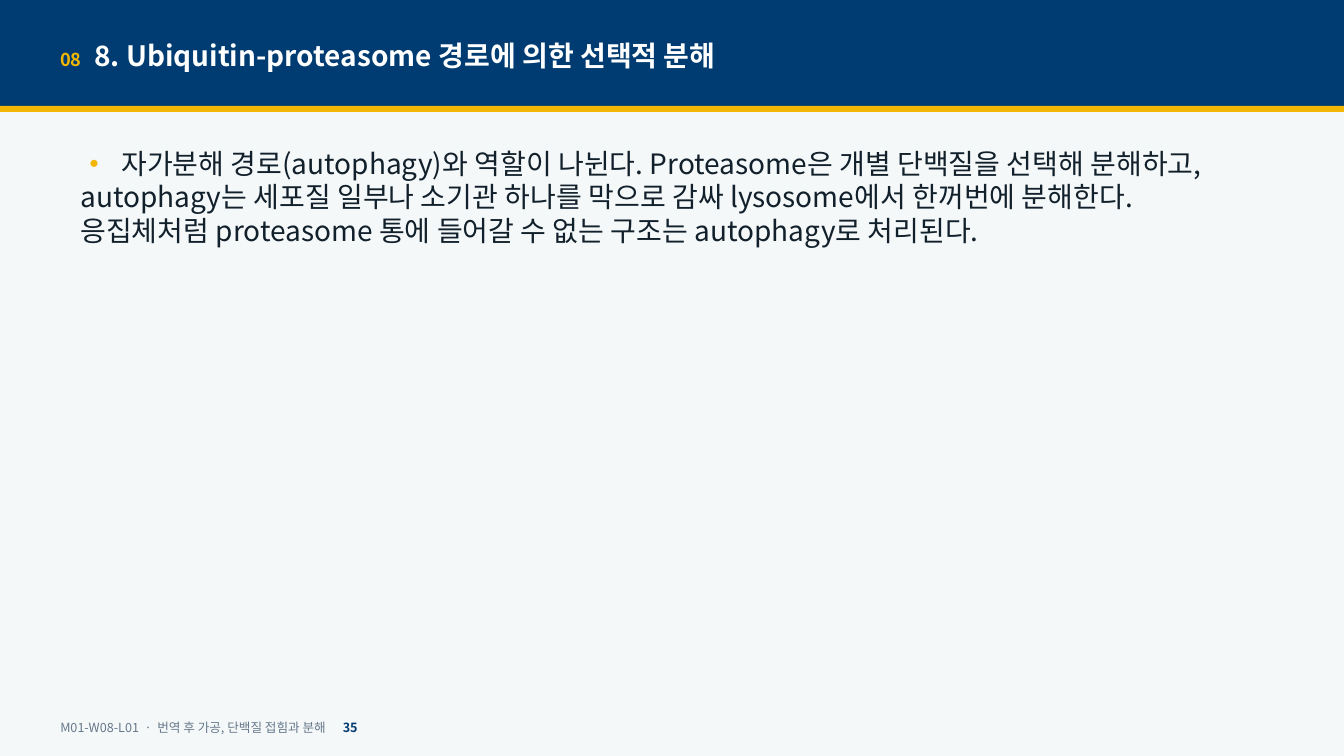
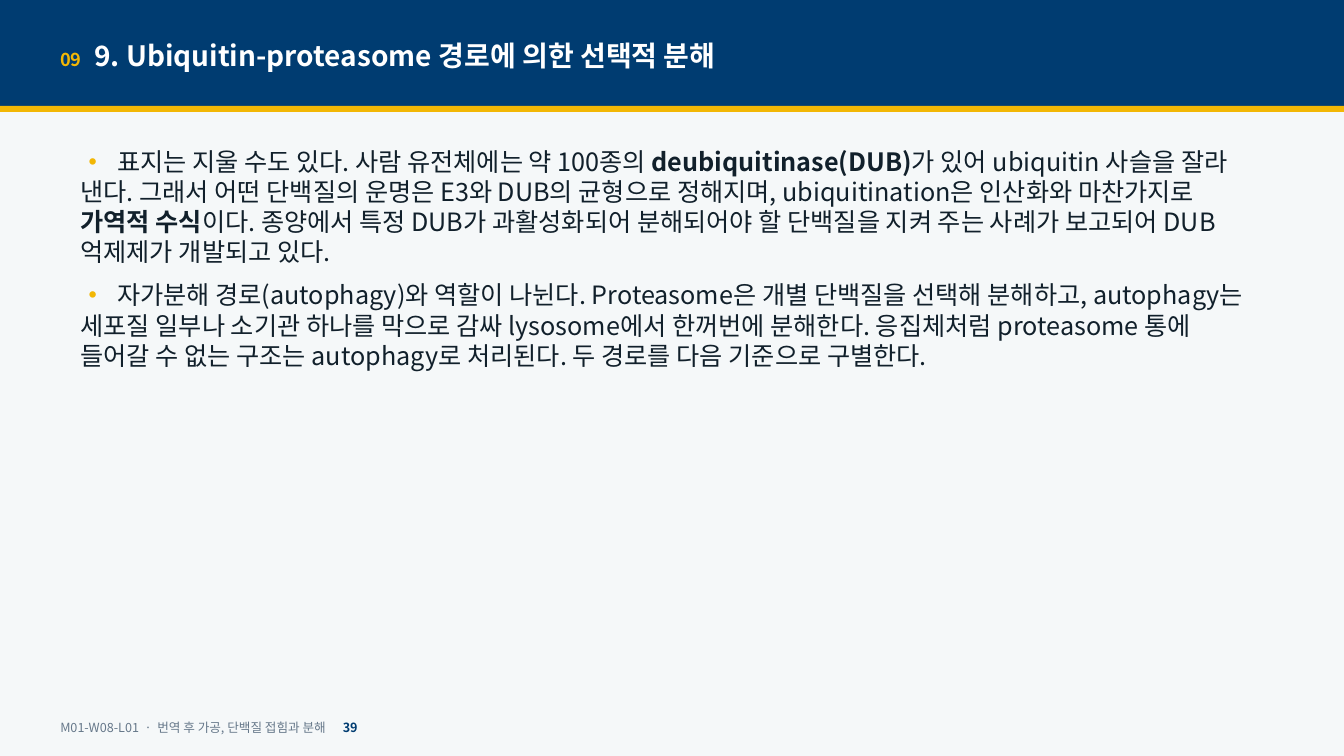
Before and after one commit to hoperiasd2/hoperiasd2.github.io, a slide deck: slide 39 of curriculum/M01/W08/L01/slides.pptx (slide 35 before the commit). Drawn at 1344x756 pixels with LibreOffice and Linux fonts; fonts in the diff are those of the drawing. Boxes give left, top, right and bottom in pixels: in the first picture for what was removed or moved away, otherwise in the second. Text is boxed around its words. In the diff, an @@ line names an element or a change of style, - is before the commit and + after.

```diff
--- a/curriculum/M01/W08/L01/slides.pptx
+++ b/curriculum/M01/W08/L01/slides.pptx
@@ text at bbox=[60, 42, 716, 72]: text changed @@
-08 8. Ubiquitin-proteasome 경로에 의한 선택적 분해
+09 9. Ubiquitin-proteasome 경로에 의한 선택적 분해
@@ text at bbox=[80, 150, 1243, 371]: text changed; size 20 to 18 pt @@
-• 자가분해 경로(autophagy)와 역할이 나뉜다. Proteasome은 개별 단백질을 선택해 분해하고, autophagy는 세포질 일부나 소기관 하나를 막으로 감싸 lysosome에서 한꺼번에 분해한다. 응집체처럼 proteasome 통에 들어갈 수 없는 구조는 autophagy로 처리된다.
+• 표지는 지울 수도 있다. 사람 유전체에는 약 100종의 deubiquitinase(DUB)가 있어 ubiquitin 사슬을 잘라 낸다. 그래서 어떤 단백질의 운명은 E3와 DUB의 균형으로 정해지며, ubiquitination은 인산화와 마찬가지로 가역적 수식이다. 종양에서 특정 DUB가 과활성화되어 분해되어야 할 단백질을 지켜 주는 사례가 보고되어 DUB 억제제가 개발되고 있다.
+• 자가분해 경로(autophagy)와 역할이 나뉜다. Proteasome은 개별 단백질을 선택해 분해하고, autophagy는 세포질 일부나 소기관 하나를 막으로 감싸 lysosome에서 한꺼번에 분해한다. 응집체처럼 proteasome 통에 들어갈 수 없는 구조는 autophagy로 처리된다. 두 경로를 다음 기준으로 구별한다.
```
Also in this commit, not shown: 44 other slides changed, 10 slides added, 5 other files.
